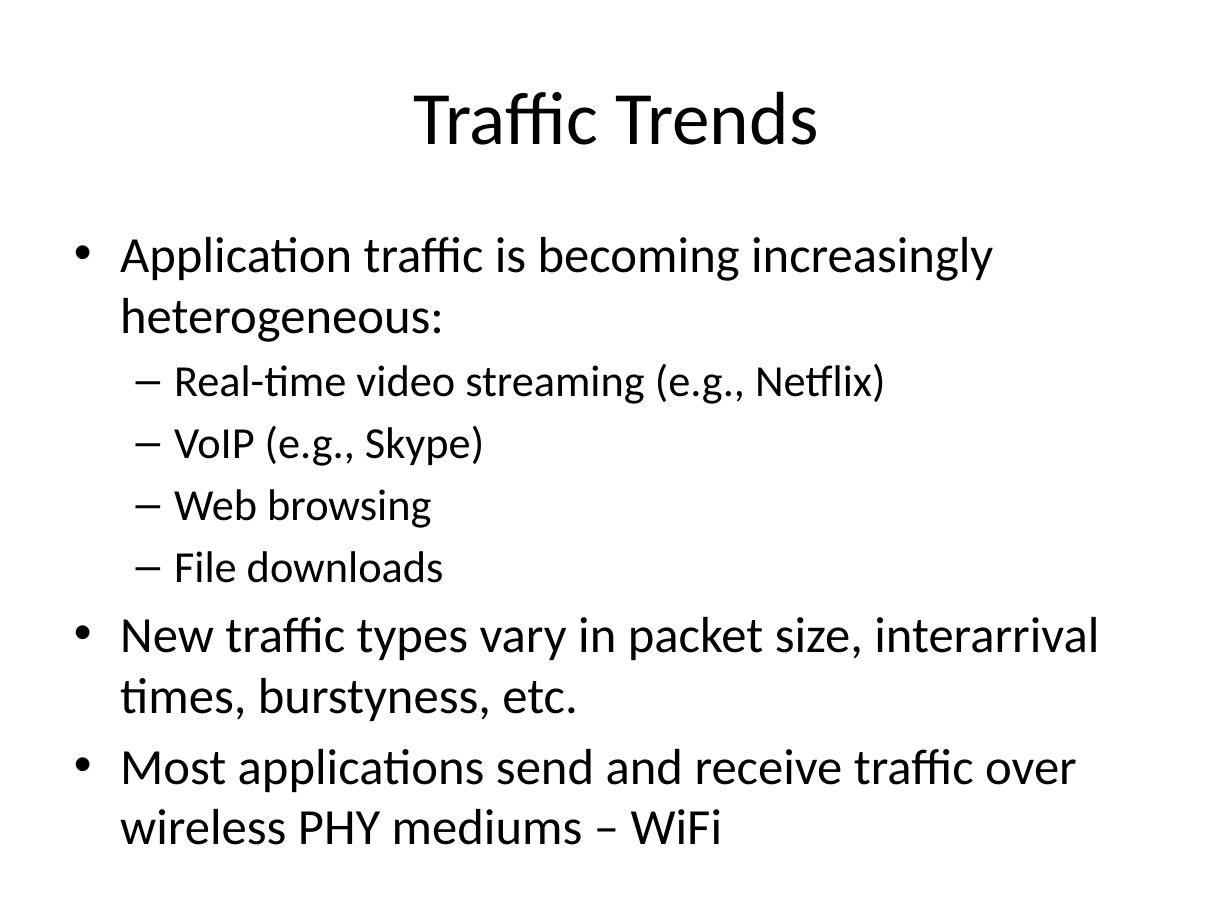
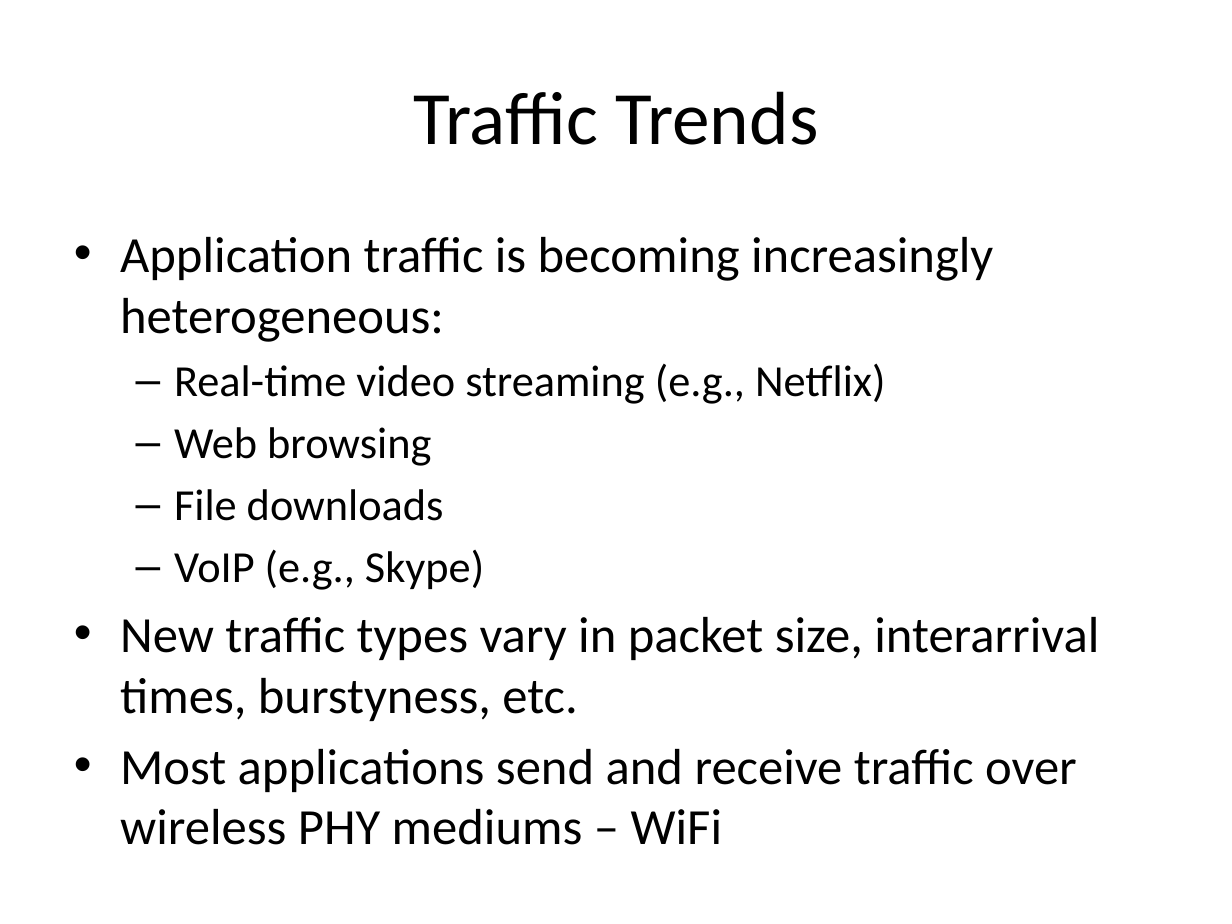
Before and after one commit to tamirh-uci/HeteroTrafficModels, a slide deck: slide 3 of presentation/slides.pptx. Drawn at 1232x924 pixels with LibreOffice and Linux fonts; fonts in the diff are those of the drawing. Boxes give left, top, right and bottom in pixels: in the first picture for what was removed or moved away, otherwise in the second. Text is boxed around its words. In the diff, an @@ line names an element or a change of style, - is before the commit and + after.

```diff
--- a/presentation/slides.pptx
+++ b/presentation/slides.pptx
@@ text at box(174, 425, 484, 466): paragraph removed @@
-  – VoIP (e.g., Skype)
@@ text at box(174, 549, 484, 590): paragraph added @@
+  – VoIP (e.g., Skype)
```
Also in this commit, not shown: 6 other slides changed, 13 slides added.
